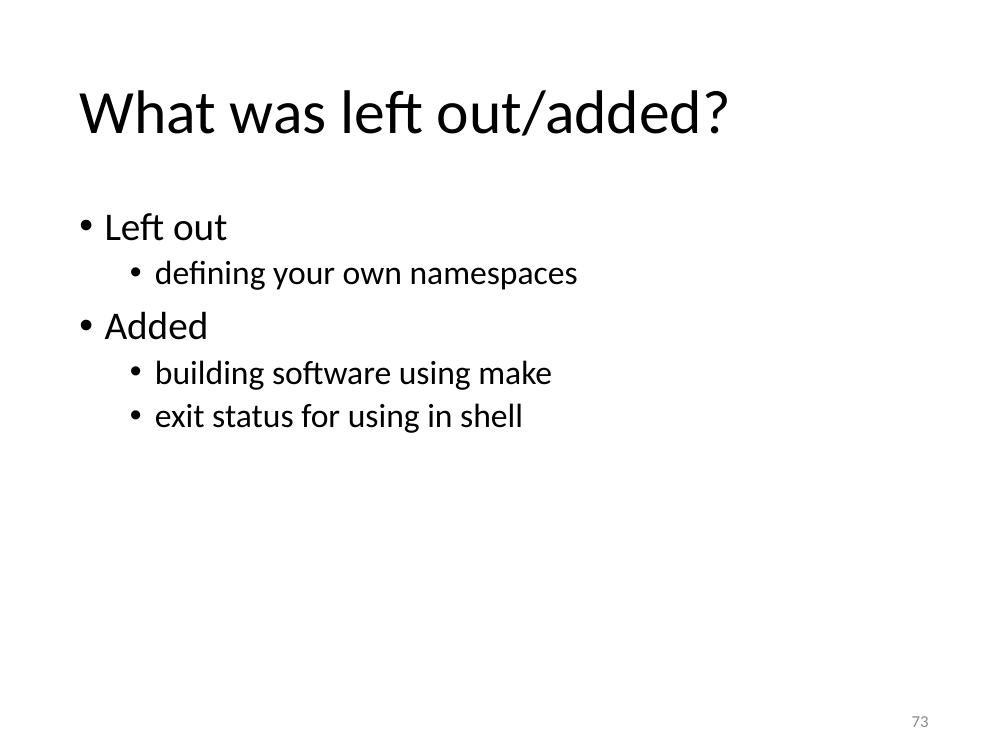
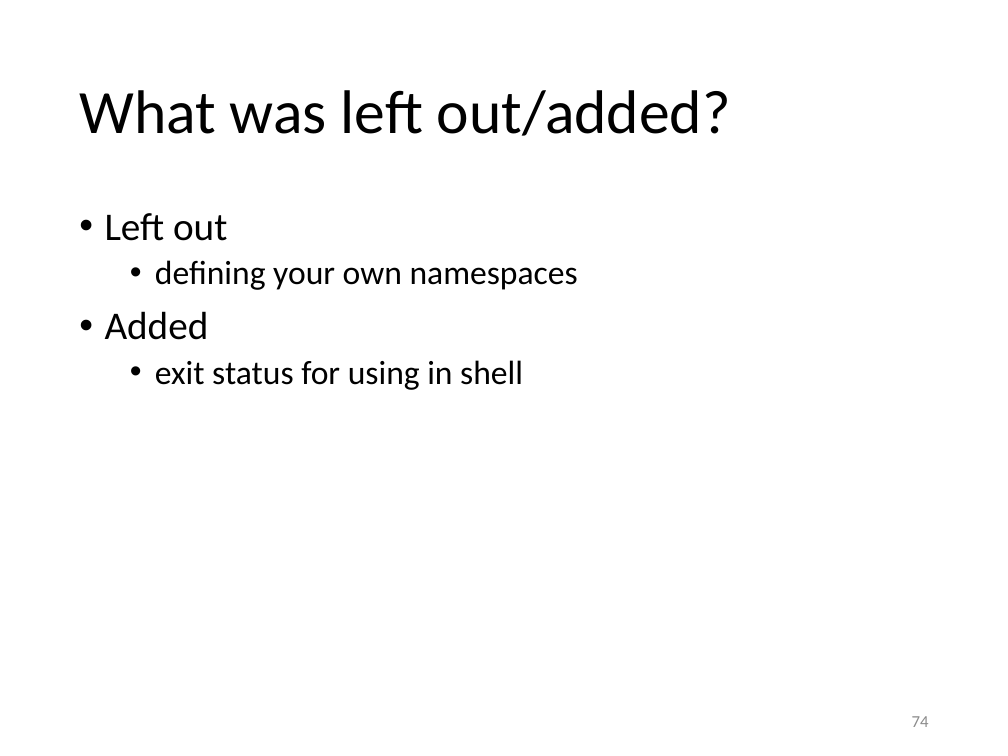
Before and after one commit to gjbex/training-material, a slide deck: slide 74 of CPlusPlus/scientific_cpp.pptx (slide 73 before the commit). Drawn at 1008x756 pixels with LibreOffice and Linux fonts; fonts in the diff are those of the drawing. Boxes give left, top, right and bottom in pixels: in the first picture for what was removed or moved away, otherwise in the second. Text is boxed around its words. In the diff, an @@ line names an element or a change of style, - is before the commit and + after.

Commit message:
Fix left out/add slides

```diff
--- a/CPlusPlus/scientific_cpp.pptx
+++ b/CPlusPlus/scientific_cpp.pptx
@@ text at (x1=155, y1=360, x2=552, y2=390): paragraph removed @@
-  • building software using make
@@ page number at (x1=912, y1=716, x2=929, y2=727): text changed @@
-73
+74
```
Also in this commit, not shown: 1 slide added.
